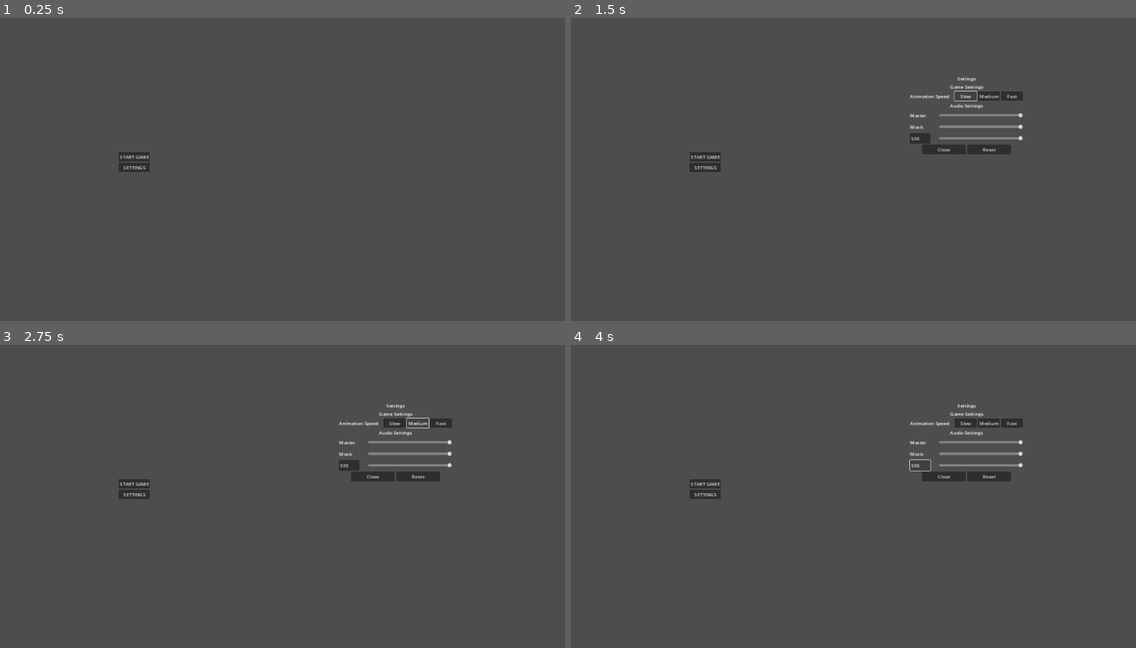
Above: before the commit, frames 1-4 (two rows, left to right).
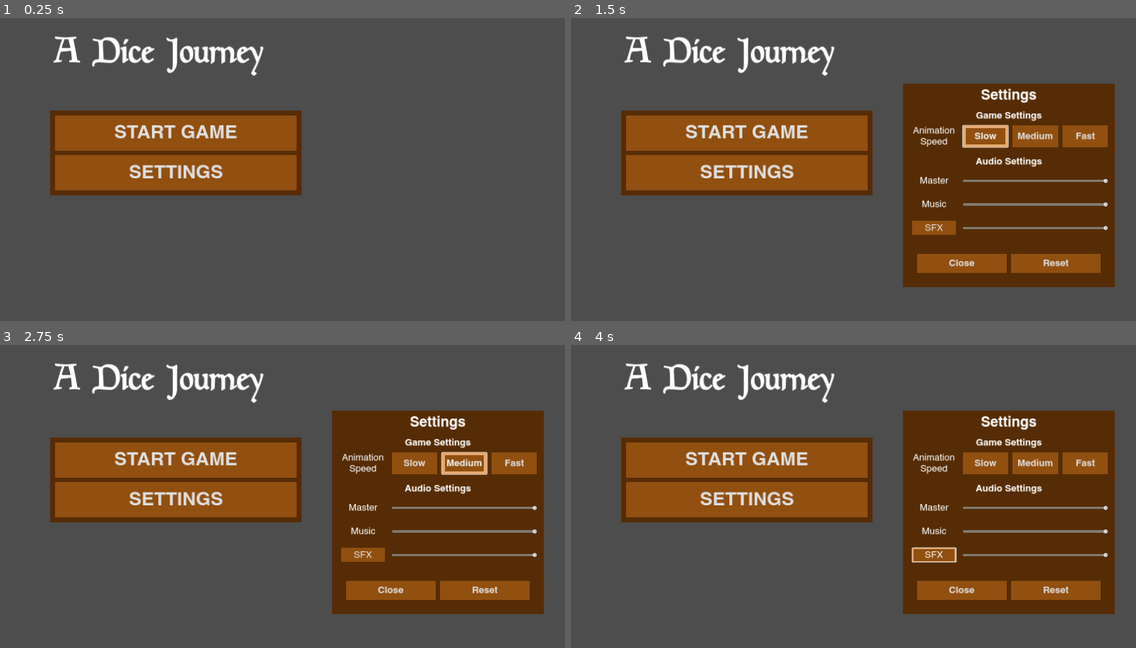
Above: after the commit, the same moments.

Repository: Sugo98/godot-77
Game: Godot game, scene res://game_logic/game_manager.tscn
Same seed, same stepped clock (60 frames per second), same inputs: the game is played once before the commit and once after it.
Inputs:
- Up to frame 1 (0.25 s): no input
- Up to frame 2 (1.5 s): click "SETTINGS" at 0.5 s; click "Slow" at 1.25 s
- Up to frame 3 (2.75 s): click "Medium" at 2 s
- Up to frame 4 (4 s): click "Fast" at 2.75 s; click "SFX" at 3.5 s

The runs differ from the first frame. In frame 1, 14% of the frame differs, in the area x 8-54%, y 6-59%; in frame 2, 39%, in the area x 8-97%, y 6-89%; in frame 3, 39%; in frame 4, 39%.

Commit message:
working on theme

Diff:
--- a/assets/theme/basic_theme.tres
+++ b/assets/theme/basic_theme.tres
@@ -1,21 +1,81 @@
-[gd_resource type="Theme" load_steps=7 format=3 uid="uid://bionh2bhlri40"]
+[gd_resource type="Theme" load_steps=14 format=3 uid="uid://bionh2bhlri40"]
 
-[ext_resource type="Texture2D" uid="uid://cnv0tp1gakj37" path="res://assets/theme/Plain.png" id="1_cl5vj"]
 [ext_resource type="Texture2D" uid="uid://brnsw1jnkors8" path="res://assets/theme/Bridge.png" id="1_ghjwu"]
+[ext_resource type="FontFile" uid="uid://bhign6v57q280" path="res://assets/theme/fonts/Helvetica-Bold.ttf" id="2_goq6r"]
 [ext_resource type="Texture2D" uid="uid://bfksoisqamyys" path="res://assets/theme/Plus_1.png" id="2_wojhy"]
+[ext_resource type="FontFile" uid="uid://bdwh3t6eww5af" path="res://assets/theme/fonts/Helvetica.ttf" id="4_84x2b"]
+[ext_resource type="FontFile" uid="uid://cm3w42cepax0g" path="res://assets/theme/fonts/Goudy Mediaeval DemiBold.ttf" id="4_b38xd"]
 
 [sub_resource type="StyleBoxTexture" id="StyleBoxTexture_gw8pl"]
 texture = ExtResource("1_ghjwu")
 
-[sub_resource type="StyleBoxTexture" id="StyleBoxTexture_lgjuj"]
-texture = ExtResource("1_cl5vj")
+[sub_resource type="StyleBoxFlat" id="StyleBoxFlat_sm2qi"]
+bg_color = Color(0.57, 0.307895, 0.0627, 1)
+border_width_left = 10
+border_width_top = 10
+border_width_right = 10
+border_width_bottom = 10
+border_color = Color(0.9, 0.6675, 0.45, 1)
+
+[sub_resource type="StyleBoxFlat" id="StyleBoxFlat_h1fci"]
+bg_color = Color(0.57, 0.307895, 0.0627, 1)
+
+[sub_resource type="StyleBoxFlat" id="StyleBoxFlat_xmjy1"]
+bg_color = Color(0.333333, 0.172549, 0.0196078, 1)
+border_width_left = 10
+border_width_top = 10
+border_width_right = 10
+border_width_bottom = 10
+border_color = Color(0.898039, 0.666667, 0.45098, 1)
+
+[sub_resource type="StyleBoxFlat" id="StyleBoxFlat_y2n73"]
+bg_color = Color(0.333333, 0.172549, 0.0196078, 1)
+
+[sub_resource type="StyleBoxFlat" id="StyleBoxFlat_5c2fx"]
+bg_color = Color(0.333838, 0.172398, 0.0213709, 1)
+border_width_left = 16
+border_width_top = 16
+border_width_right = 16
+border_width_bottom = 16
+border_color = Color(0.333333, 0.172549, 0.0196078, 1)
 
 [sub_resource type="StyleBoxTexture" id="StyleBoxTexture_c56e0"]
 texture = ExtResource("2_wojhy")
 
+[sub_resource type="StyleBoxFlat" id="StyleBoxFlat_wbp36"]
+bg_color = Color(0.568627, 0.309804, 0.0627451, 1)
+border_width_left = 4
+border_width_top = 4
+border_width_right = 4
+border_width_bottom = 4
+border_color = Color(0.898039, 0.666667, 0.45098, 1)
+
 [resource]
 BrokenBridge/base_type = &"PanelContainer"
 BrokenBridge/styles/panel = SubResource("StyleBoxTexture_gw8pl")
-PanelContainer/styles/panel = SubResource("StyleBoxTexture_lgjuj")
+Button/font_sizes/font_size = 64
+Button/fonts/font = ExtResource("2_goq6r")
+Button/styles/hover = SubResource("StyleBoxFlat_sm2qi")
+Button/styles/normal = SubResource("StyleBoxFlat_h1fci")
+Button/styles/pressed = SubResource("StyleBoxFlat_xmjy1")
+HBoxContainer/constants/separation = 16
+HeaderLarge/font_sizes/font_size = 48
+HeaderLarge/fonts/font = ExtResource("2_goq6r")
+HeaderMedium/fonts/font = ExtResource("2_goq6r")
+Label/font_sizes/font_size = 32
+MarginContainer/constants/margin_bottom = 8
+MarginContainer/constants/margin_left = 8
+MarginContainer/constants/margin_right = 8
+MarginContainer/constants/margin_top = 8
+Panel/styles/panel = SubResource("StyleBoxFlat_y2n73")
+PanelContainer/styles/panel = SubResource("StyleBoxFlat_5c2fx")
 Plus_1/base_type = &"PanelContainer"
 Plus_1/styles/panel = SubResource("StyleBoxTexture_c56e0")
+SmallButton/base_type = &"Button"
+SmallButton/font_sizes/font_size = 32
+SmallButton/fonts/font = ExtResource("4_84x2b")
+SmallButton/styles/hover = SubResource("StyleBoxFlat_wbp36")
+Title/base_type = &"Label"
+Title/font_sizes/font_size = 128
+Title/fonts/font = ExtResource("4_b38xd")
+VBoxContainer/constants/separation = 16
--- /dev/null
+++ b/assets/theme/slot_dice.tres
@@ -0,0 +1,42 @@
+[gd_resource type="Theme" load_steps=10 format=3 uid="uid://ypak5t8xrvk8"]
+
+[ext_resource type="Texture2D" uid="uid://brnsw1jnkors8" path="res://assets/theme/Bridge.png" id="1_0djd8"]
+[ext_resource type="Texture2D" uid="uid://cnv0tp1gakj37" path="res://assets/theme/Plain.png" id="2_m1n0k"]
+[ext_resource type="Texture2D" uid="uid://bfksoisqamyys" path="res://assets/theme/Plus_1.png" id="3_wo822"]
+[ext_resource type="FontFile" uid="uid://cm3w42cepax0g" path="res://assets/theme/fonts/Goudy Mediaeval DemiBold.ttf" id="4_6e2yv"]
+
+[sub_resource type="StyleBoxTexture" id="StyleBoxTexture_gw8pl"]
+texture = ExtResource("1_0djd8")
+
+[sub_resource type="StyleBoxFlat" id="StyleBoxFlat_xmjy1"]
+bg_color = Color(0.57, 0.307895, 0.0627, 1)
+border_width_left = 10
+border_width_top = 10
+border_width_right = 10
+border_width_bottom = 10
+border_color = Color(0.907024, 0.531266, 0.204145, 1)
+
+[sub_resource type="StyleBoxFlat" id="StyleBoxFlat_h1fci"]
+bg_color = Color(0.57, 0.307895, 0.0627, 1)
+
+[sub_resource type="StyleBoxTexture" id="StyleBoxTexture_lgjuj"]
+texture = ExtResource("2_m1n0k")
+
+[sub_resource type="StyleBoxTexture" id="StyleBoxTexture_c56e0"]
+texture = ExtResource("3_wo822")
+
+[resource]
+BrokenBridge/base_type = &"PanelContainer"
+BrokenBridge/styles/panel = SubResource("StyleBoxTexture_gw8pl")
+Button/font_sizes/font_size = 64
+Button/styles/hover = SubResource("StyleBoxFlat_xmjy1")
+Button/styles/normal = SubResource("StyleBoxFlat_h1fci")
+PanelContainer/styles/panel = SubResource("StyleBoxTexture_lgjuj")
+Plus_1/base_type = &"PanelContainer"
+Plus_1/styles/panel = SubResource("StyleBoxTexture_c56e0")
+SmallButton/base_type = &"Button"
+SmallButton/font_sizes/font_size = 32
+Title/base_type = &"Label"
+Title/font_sizes/font_size = 128
+Title/fonts/font = ExtResource("4_6e2yv")
+VBoxContainer/constants/separation = 16
--- a/game_logic/basic_level.tscn
+++ b/game_logic/basic_level.tscn
@@ -3,7 +3,7 @@
 [ext_resource type="Script" path="res://game_logic/basic_level_logic.gd" id="1_n52b6"]
 [ext_resource type="PackedScene" uid="uid://yvwkwgojt1ab" path="res://enemies logic/enemy.tscn" id="2_beh15"]
 [ext_resource type="Script" path="res://dice_logic/dice_slot.gd" id="2_ghtwx"]
-[ext_resource type="Theme" uid="uid://bionh2bhlri40" path="res://assets/theme/basic_theme.tres" id="3_il6yc"]
+[ext_resource type="Theme" uid="uid://ypak5t8xrvk8" path="res://assets/theme/slot_dice.tres" id="3_nj3nf"]
 
 [node name="BasicLevel" type="Node"]
 script = ExtResource("1_n52b6")
@@ -45,7 +45,7 @@
 offset_top = 297.0
 offset_right = 126.0
 offset_bottom = 361.0
-theme = ExtResource("3_il6yc")
+theme = ExtResource("3_nj3nf")
 script = ExtResource("2_ghtwx")
 type = 1
 
@@ -57,7 +57,7 @@
 offset_top = 297.0
 offset_right = 324.0
 offset_bottom = 361.0
-theme = ExtResource("3_il6yc")
+theme = ExtResource("3_nj3nf")
 script = ExtResource("2_ghtwx")
 type = 1
 
@@ -69,7 +69,7 @@
 offset_top = 297.0
 offset_right = 505.0
 offset_bottom = 361.0
-theme = ExtResource("3_il6yc")
+theme = ExtResource("3_nj3nf")
 script = ExtResource("2_ghtwx")
 type = 1
 
@@ -81,7 +81,7 @@
 offset_top = 297.0
 offset_right = 706.0
 offset_bottom = 361.0
-theme = ExtResource("3_il6yc")
+theme = ExtResource("3_nj3nf")
 script = ExtResource("2_ghtwx")
 type = 1
 
@@ -119,7 +119,7 @@
 offset_top = 58.0
 offset_right = 127.0
 offset_bottom = 122.0
-theme = ExtResource("3_il6yc")
+theme = ExtResource("3_nj3nf")
 script = ExtResource("2_ghtwx")
 type = 3
 
@@ -130,7 +130,7 @@
 offset_top = 87.0
 offset_right = 268.0
 offset_bottom = 183.0
-theme = ExtResource("3_il6yc")
+theme = ExtResource("3_nj3nf")
 script = ExtResource("2_ghtwx")
 type = 3
 
@@ -154,7 +154,7 @@
 offset_top = 107.0
 offset_right = 137.0
 offset_bottom = 171.0
-theme = ExtResource("3_il6yc")
+theme = ExtResource("3_nj3nf")
 script = ExtResource("2_ghtwx")
 type = 2
 
@@ -165,7 +165,7 @@
 offset_top = 65.0
 offset_right = 279.0
 offset_bottom = 161.0
-theme = ExtResource("3_il6yc")
+theme = ExtResource("3_nj3nf")
 script = ExtResource("2_ghtwx")
 type = 2
 
@@ -189,7 +189,7 @@
 offset_top = 142.0
 offset_right = 167.0
 offset_bottom = 238.0
-theme = ExtResource("3_il6yc")
+theme = ExtResource("3_nj3nf")
 script = ExtResource("2_ghtwx")
 type = 5
 
@@ -200,7 +200,7 @@
 offset_top = 142.0
 offset_right = 274.0
 offset_bottom = 238.0
-theme = ExtResource("3_il6yc")
+theme = ExtResource("3_nj3nf")
 script = ExtResource("2_ghtwx")
 type = 5
 
@@ -211,7 +211,7 @@
 offset_top = 142.0
 offset_right = 385.0
 offset_bottom = 238.0
-theme = ExtResource("3_il6yc")
+theme = ExtResource("3_nj3nf")
 script = ExtResource("2_ghtwx")
 type = 5
 
@@ -235,7 +235,7 @@
 offset_top = 102.0
 offset_right = 158.0
 offset_bottom = 166.0
-theme = ExtResource("3_il6yc")
+theme = ExtResource("3_nj3nf")
 script = ExtResource("2_ghtwx")
 type = 4
 
@@ -246,7 +246,7 @@
 offset_top = 102.0
 offset_right = 300.0
 offset_bottom = 198.0
-theme = ExtResource("3_il6yc")
+theme = ExtResource("3_nj3nf")
 script = ExtResource("2_ghtwx")
 type = 4
 
--- a/game_logic/main_menu.gd
+++ b/game_logic/main_menu.gd
@@ -2,9 +2,10 @@
 
 var game_manager : GameManager
 
-@onready var game_menu: VBoxContainer = $"Game Menu"
-@onready var settings_menu: VBoxContainer = $"Settings Menu"
-@onready var audio_stream_player: AudioStreamPlayer = $AudioStreamPlayer
+@export var game_menu: PanelContainer
+@export var settings_menu: PanelContainer
+@export var music_stream_player: AudioStreamPlayer
+@export var sfx_stream_player : AudioStreamPlayer
 
 var master_bus
 var music_bus
@@ -20,11 +21,11 @@
 
 func prepare_menu() :
 	settings_menu.hide()
-	audio_stream_player.play()
+	music_stream_player.play()
 
 func _on_start_game_pressed() -> void:
 	game_manager.start_game()
-	audio_stream_player.stop()
+	music_stream_player.stop()
 
 
 func open_settings() -> void:
@@ -63,4 +64,4 @@
 
 
 func _on_debug_pressed() -> void:
-	$AudioStreamPlayer2.play()
+	sfx_stream_player.play()
--- a/game_logic/main_menu.tscn
+++ b/game_logic/main_menu.tscn
@@ -5,7 +5,7 @@
 [ext_resource type="AudioStream" uid="uid://bs3v4l4ecfx3r" path="res://assets/music/Town_-_Castle_Gates.ogg" id="2_sp5x1"]
 [ext_resource type="AudioStream" uid="uid://cmvpunesy6b3t" path="res://assets/sound fx/hitHurt.wav" id="3_wk7ht"]
 
-[node name="MainMenu" type="Control"]
+[node name="MainMenu" type="Control" node_paths=PackedStringArray("game_menu", "settings_menu", "music_stream_player", "sfx_stream_player")]
 layout_mode = 3
 anchors_preset = 15
 anchor_right = 1.0
@@ -13,92 +13,134 @@
 grow_horizontal = 2
 grow_vertical = 2
 script = ExtResource("1_m3nt4")
-
-[node name="Game Menu" type="VBoxContainer" parent="."]
-layout_mode = 1
-anchors_preset = 4
-anchor_top = 0.5
-anchor_bottom = 0.5
-offset_left = 403.0
-offset_top = -33.0
-offset_right = 509.0
-offset_bottom = 33.0
-grow_vertical = 2
-
-[node name="StartGame" type="Button" parent="Game Menu"]
-layout_mode = 2
-theme = ExtResource("2_dlwf6")
+game_menu = NodePath("GameMenu")
+settings_menu = NodePath("SettingMenu")
+music_stream_player = NodePath("Music")
+sfx_stream_player = NodePath("SFX")
+
+[node name="Title" type="Label" parent="."]
+layout_mode = 0
+offset_left = 182.0
+offset_top = 92.0
+offset_right = 896.0
+offset_bottom = 247.0
+theme = ExtResource("2_dlwf6")
+theme_type_variation = &"Title"
+text = "A Dice Journey"
+
+[node name="GameMenu" type="PanelContainer" parent="."]
+layout_mode = 0
+offset_left = 171.0
+offset_top = 365.0
+offset_right = 1025.0
+offset_bottom = 653.0
+theme = ExtResource("2_dlwf6")
+
+[node name="Game Menu" type="VBoxContainer" parent="GameMenu"]
+layout_mode = 2
+
+[node name="StartGame" type="Button" parent="GameMenu/Game Menu"]
+custom_minimum_size = Vector2(0, 120)
+layout_mode = 2
+theme = ExtResource("2_dlwf6")
+theme_type_variation = &"MainMenuButton"
 text = "START GAME"
 
-[node name="Option" type="Button" parent="Game Menu"]
-layout_mode = 2
-theme = ExtResource("2_dlwf6")
-theme_type_variation = &"RedButton"
+[node name="Option" type="Button" parent="GameMenu/Game Menu"]
+custom_minimum_size = Vector2(0, 120)
+layout_mode = 2
+theme = ExtResource("2_dlwf6")
+theme_type_variation = &"MainMenuButton"
 text = "SETTINGS"
 
-[node name="Settings Menu" type="VBoxContainer" parent="."]
+[node name="SettingMenu" type="PanelContainer" parent="."]
 layout_mode = 0
-offset_left = 1152.0
-offset_top = 244.0
-offset_right = 1536.0
-offset_bottom = 643.0
-
-[node name="Option" type="Label" parent="Settings Menu"]
-layout_mode = 2
+offset_left = 1128.0
+offset_top = 274.0
+offset_right = 1849.0
+offset_bottom = 890.0
+
+[node name="Settings Menu" type="VBoxContainer" parent="SettingMenu"]
+layout_mode = 2
+
+[node name="Option" type="Label" parent="SettingMenu/Settings Menu"]
+layout_mode = 2
+theme = ExtResource("2_dlwf6")
+theme_type_variation = &"HeaderLarge"
 text = "Settings"
 horizontal_alignment = 1
 
-[node name="GameSetting" type="VBoxContainer" parent="Settings Menu"]
-layout_mode = 2
-
-[node name="Game" type="Label" parent="Settings Menu/GameSetting"]
-layout_mode = 2
+[node name="MarginContainer" type="MarginContainer" parent="SettingMenu/Settings Menu"]
+layout_mode = 2
+
+[node name="GameSetting" type="VBoxContainer" parent="SettingMenu/Settings Menu/MarginContainer"]
+layout_mode = 2
+
+[node name="Game" type="Label" parent="SettingMenu/Settings Menu/MarginContainer/GameSetting"]
+layout_mode = 2
+theme = ExtResource("2_dlwf6")
+theme_type_variation = &"HeaderMedium"
 text = "Game Settings"
 horizontal_alignment = 1
 
-[node name="HBoxContainer" type="HBoxContainer" parent="Settings Menu/GameSetting"]
-layout_mode = 2
-
-[node name="Label" type="Label" parent="Settings Menu/GameSetting/HBoxContainer"]
-layout_mode = 2
-size_flags_horizontal = 3
-size_flags_stretch_ratio = 2.0
-text = "Animation Speed"
-
-[node name="Button" type="Button" parent="Settings Menu/GameSetting/HBoxContainer"]
-layout_mode = 2
-size_flags_horizontal = 3
+[node name="HBoxContainer" type="HBoxContainer" parent="SettingMenu/Settings Menu/MarginContainer/GameSetting"]
+layout_mode = 2
+
+[node name="Label" type="Label" parent="SettingMenu/Settings Menu/MarginContainer/GameSetting/HBoxContainer"]
+layout_mode = 2
+size_flags_horizontal = 3
+text = "Animation
+Speed"
+horizontal_alignment = 1
+
+[node name="PanelContainer" type="HBoxContainer" parent="SettingMenu/Settings Menu/MarginContainer/GameSetting/HBoxContainer"]
+layout_mode = 2
+size_flags_horizontal = 3
+size_flags_stretch_ratio = 3.0
+
+[node name="Button" type="Button" parent="SettingMenu/Settings Menu/MarginContainer/GameSetting/HBoxContainer/PanelContainer"]
+layout_mode = 2
+size_flags_horizontal = 3
+theme_override_font_sizes/font_size = 32
 text = "Slow"
 
-[node name="Button2" type="Button" parent="Settings Menu/GameSetting/HBoxContainer"]
-layout_mode = 2
-size_flags_horizontal = 3
+[node name="Button2" type="Button" parent="SettingMenu/Settings Menu/MarginContainer/GameSetting/HBoxContainer/PanelContainer"]
+layout_mode = 2
+size_flags_horizontal = 3
+theme_override_font_sizes/font_size = 32
 text = "Medium"
 
-[node name="Button3" type="Button" parent="Settings Menu/GameSetting/HBoxContainer"]
-layout_mode = 2
-size_flags_horizontal = 3
+[node name="Button3" type="Button" parent="SettingMenu/Settings Menu/MarginContainer/GameSetting/HBoxContainer/PanelContainer"]
+layout_mode = 2
+size_flags_horizontal = 3
+theme_override_font_sizes/font_size = 32
 text = "Fast"
 
-[node name="AudioSetting" type="VBoxContainer" parent="Settings Menu"]
-layout_mode = 2
-
-[node name="Audio" type="Label" parent="Settings Menu/AudioSetting"]
-layout_mode = 2
+[node name="MarginContainer2" type="MarginContainer" parent="SettingMenu/Settings Menu"]
+layout_mode = 2
+
+[node name="AudioSetting" type="VBoxContainer" parent="SettingMenu/Settings Menu/MarginContainer2"]
+layout_mode = 2
+
+[node name="Audio" type="Label" parent="SettingMenu/Settings Menu/MarginContainer2/AudioSetting"]
+layout_mode = 2
+theme = ExtResource("2_dlwf6")
+theme_type_variation = &"HeaderMedium"
 text = "Audio Settings"
 horizontal_alignment = 1
 
-[node name="HBoxContainer" type="HBoxContainer" parent="Settings Menu/AudioSetting"]
-custom_minimum_size = Vector2(30, 35)
+[node name="HBoxContainer" type="HBoxContainer" parent="SettingMenu/Settings Menu/MarginContainer2/AudioSetting"]
+custom_minimum_size = Vector2(30, 64)
 layout_mode = 2
 size_flags_vertical = 3
 
-[node name="Label" type="Label" parent="Settings Menu/AudioSetting/HBoxContainer"]
+[node name="Label" type="Label" parent="SettingMenu/Settings Menu/MarginContainer2/AudioSetting/HBoxContainer"]
 layout_mode = 2
 size_flags_horizontal = 3
 text = "Master"
-
-[node name="MasterSlider" type="HSlider" parent="Settings Menu/AudioSetting/HBoxContainer"]
+horizontal_alignment = 1
+
+[node name="MasterSlider" type="HSlider" parent="SettingMenu/Settings Menu/MarginContainer2/AudioSetting/HBoxContainer"]
 unique_name_in_owner = true
 layout_mode = 2
 size_flags_horizontal = 3
@@ -107,17 +149,18 @@
 max_value = 1.0
 step = 0.01
 
-[node name="HBoxContainer2" type="HBoxContainer" parent="Settings Menu/AudioSetting"]
-custom_minimum_size = Vector2(30, 35)
+[node name="HBoxContainer2" type="HBoxContainer" parent="SettingMenu/Settings Menu/MarginContainer2/AudioSetting"]
+custom_minimum_size = Vector2(30, 64)
 layout_mode = 2
 size_flags_vertical = 3
 
-[node name="Label" type="Label" parent="Settings Menu/AudioSetting/HBoxContainer2"]
+[node name="Label" type="Label" parent="SettingMenu/Settings Menu/MarginContainer2/AudioSetting/HBoxContainer2"]
 layout_mode = 2
 size_flags_horizontal = 3
 text = "Music"
-
-[node name="MusicSlider" type="HSlider" parent="Settings Menu/AudioSetting/HBoxContainer2"]
+horizontal_alignment = 1
+
+[node name="MusicSlider" type="HSlider" parent="SettingMenu/Settings Menu/MarginContainer2/AudioSetting/HBoxContainer2"]
 unique_name_in_owner = true
 layout_mode = 2
 size_flags_horizontal = 3
@@ -126,18 +169,23 @@
 max_value = 1.0
 step = 0.01
 
-[node name="HBoxContainer3" type="HBoxContainer" parent="Settings Menu/AudioSetting"]
-custom_minimum_size = Vector2(30, 35)
+[node name="HBoxContainer3" type="HBoxContainer" parent="SettingMenu/Settings Menu/MarginContainer2/AudioSetting"]
+custom_minimum_size = Vector2(30, 64)
 layout_mode = 2
 size_flags_vertical = 3
 
-[node name="SFX" type="Button" parent="Settings Menu/AudioSetting/HBoxContainer3"]
-layout_mode = 2
-size_flags_horizontal = 2
-text = "SFX        "
-alignment = 0
-
-[node name="SFXSlider" type="HSlider" parent="Settings Menu/AudioSetting/HBoxContainer3"]
+[node name="MarginContainer" type="MarginContainer" parent="SettingMenu/Settings Menu/MarginContainer2/AudioSetting/HBoxContainer3"]
+layout_mode = 2
+size_flags_horizontal = 3
+theme = ExtResource("2_dlwf6")
+
+[node name="SFX" type="Button" parent="SettingMenu/Settings Menu/MarginContainer2/AudioSetting/HBoxContainer3/MarginContainer"]
+layout_mode = 2
+size_flags_horizontal = 3
+theme_type_variation = &"SmallButton"
+text = "SFX"
+
+[node name="SFXSlider" type="HSlider" parent="SettingMenu/Settings Menu/MarginContainer2/AudioSetting/HBoxContainer3"]
 unique_name_in_owner = true
 layout_mode = 2
 size_flags_horizontal = 3
@@ -146,33 +194,47 @@
 max_value = 1.0
 step = 0.01
 
-[node name="HBoxContainer" type="HBoxContainer" parent="Settings Menu"]
+[node name="MarginContainer3" type="MarginContainer" parent="SettingMenu/Settings Menu"]
+layout_mode = 2
+theme_override_constants/margin_left = 32
+theme_override_constants/margin_top = 32
+theme_override_constants/margin_right = 32
+theme_override_constants/margin_bottom = 32
+
+[node name="HBoxContainer" type="HBoxContainer" parent="SettingMenu/Settings Menu/MarginContainer3"]
+custom_minimum_size = Vector2(0, 64)
 layout_mode = 2
 alignment = 1
 
-[node name="Close" type="Button" parent="Settings Menu/HBoxContainer"]
-custom_minimum_size = Vector2(150, 0)
-layout_mode = 2
+[node name="Close" type="Button" parent="SettingMenu/Settings Menu/MarginContainer3/HBoxContainer"]
+custom_minimum_size = Vector2(180, 0)
+layout_mode = 2
+size_flags_horizontal = 3
+theme = ExtResource("2_dlwf6")
+theme_override_font_sizes/font_size = 32
 text = "Close"
 
-[node name="Reset" type="Button" parent="Settings Menu/HBoxContainer"]
-custom_minimum_size = Vector2(150, 0)
-layout_mode = 2
+[node name="Reset" type="Button" parent="SettingMenu/Settings Menu/MarginContainer3/HBoxContainer"]
+custom_minimum_size = Vector2(180, 0)
+layout_mode = 2
+size_flags_horizontal = 3
+theme = ExtResource("2_dlwf6")
+theme_override_font_sizes/font_size = 32
 text = "Reset"
 
-[node name="AudioStreamPlayer" type="AudioStreamPlayer" parent="."]
+[node name="Music" type="AudioStreamPlayer" parent="."]
 stream = ExtResource("2_sp5x1")
 bus = &"Music"
 
-[node name="AudioStreamPlayer2" type="AudioStreamPlayer" parent="."]
+[node name="SFX" type="AudioStreamPlayer" parent="."]
 stream = ExtResource("3_wk7ht")
 bus = &"SFX"
 
-[connection signal="pressed" from="Game Menu/StartGame" to="." method="_on_start_game_pressed"]
-[connection signal="pressed" from="Game Menu/Option" to="." method="open_settings"]
-[connection signal="value_changed" from="Settings Menu/AudioSetting/HBoxContainer/MasterSlider" to="." method="_on_master_slider_value_changed"]
-[connection signal="value_changed" from="Settings Menu/AudioSetting/HBoxContainer2/MusicSlider" to="." method="_on_music_slider_value_changed"]
-[connection signal="pressed" from="Settings Menu/AudioSetting/HBoxContainer3/SFX" to="." method="_on_debug_pressed"]
-[connection signal="value_changed" from="Settings Menu/AudioSetting/HBoxContainer3/SFXSlider" to="." method="_on_sfx_slider_value_changed"]
-[connection signal="pressed" from="Settings Menu/HBoxContainer/Close" to="." method="_on_close_pressed"]
-[connection signal="pressed" from="Settings Menu/HBoxContainer/Reset" to="." method="_on_reset_pressed"]
+[connection signal="pressed" from="GameMenu/Game Menu/StartGame" to="." method="_on_start_game_pressed"]
+[connection signal="pressed" from="GameMenu/Game Menu/Option" to="." method="open_settings"]
+[connection signal="value_changed" from="SettingMenu/Settings Menu/MarginContainer2/AudioSetting/HBoxContainer/MasterSlider" to="." method="_on_master_slider_value_changed"]
+[connection signal="value_changed" from="SettingMenu/Settings Menu/MarginContainer2/AudioSetting/HBoxContainer2/MusicSlider" to="." method="_on_music_slider_value_changed"]
+[connection signal="pressed" from="SettingMenu/Settings Menu/MarginContainer2/AudioSetting/HBoxContainer3/MarginContainer/SFX" to="." method="_on_debug_pressed"]
+[connection signal="value_changed" from="SettingMenu/Settings Menu/MarginContainer2/AudioSetting/HBoxContainer3/SFXSlider" to="." method="_on_sfx_slider_value_changed"]
+[connection signal="pressed" from="SettingMenu/Settings Menu/MarginContainer3/HBoxContainer/Close" to="." method="_on_close_pressed"]
+[connection signal="pressed" from="SettingMenu/Settings Menu/MarginContainer3/HBoxContainer/Reset" to="." method="_on_reset_pressed"]
--- a/project.godot
+++ b/project.godot
@@ -24,3 +24,8 @@
 window/size/viewport_width=1920
 window/size/viewport_height=1080
 window/stretch/mode="canvas_items"
+
+[gui]
+
+theme/custom="res://assets/theme/basic_theme.tres"
+theme/custom_font="res://assets/theme/fonts/Helvetica.ttf"
Binary file added: assets/theme/fonts/Goudy Mediaeval DemiBold.ttf
Not shown, added: assets/theme/fonts/Goudy Mediaeval DemiBold.ttf.import
Binary file added: assets/theme/fonts/Helvetica-Bold.ttf
Not shown, added: assets/theme/fonts/Helvetica-Bold.ttf.import
Binary file added: assets/theme/fonts/Helvetica.ttf
Not shown, added: assets/theme/fonts/Helvetica.ttf.import
